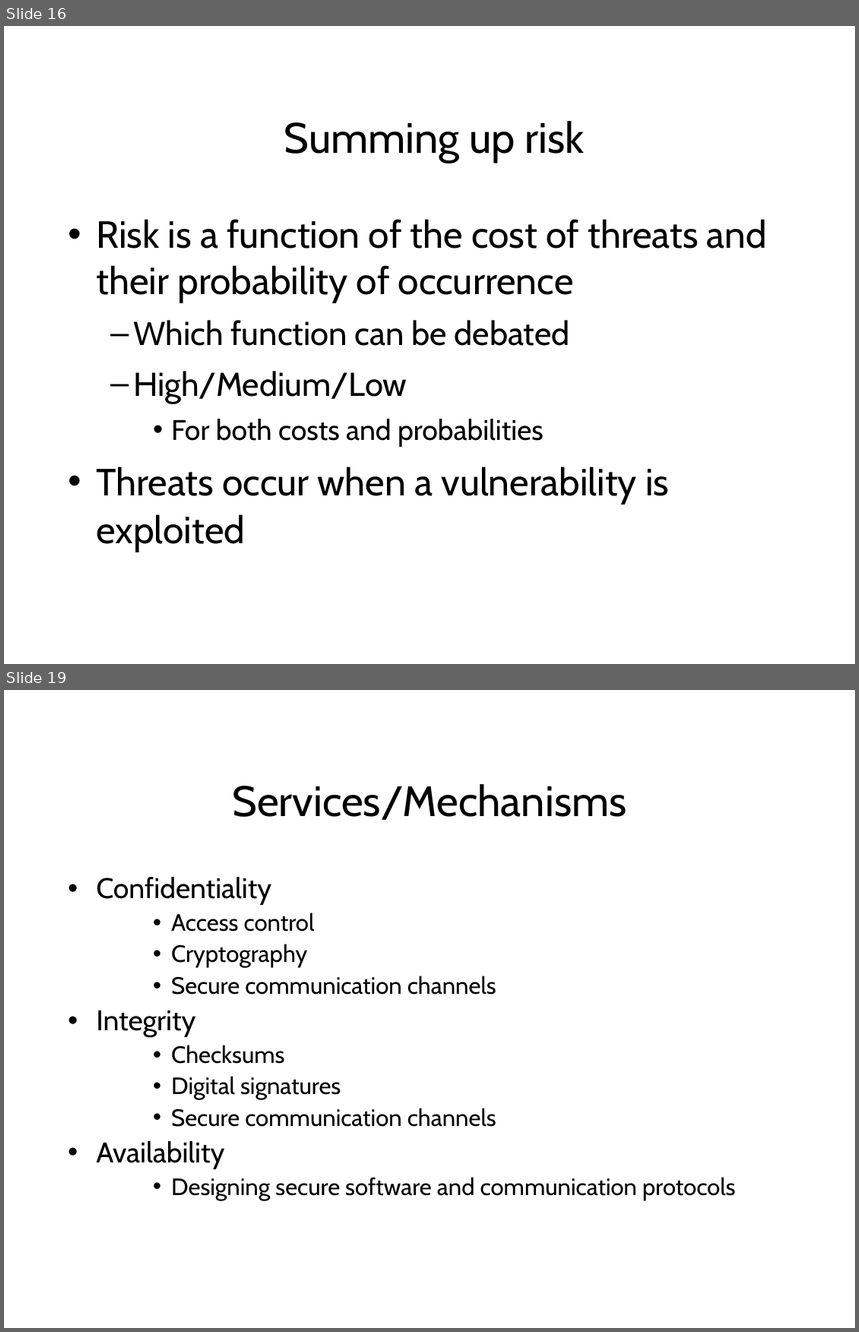
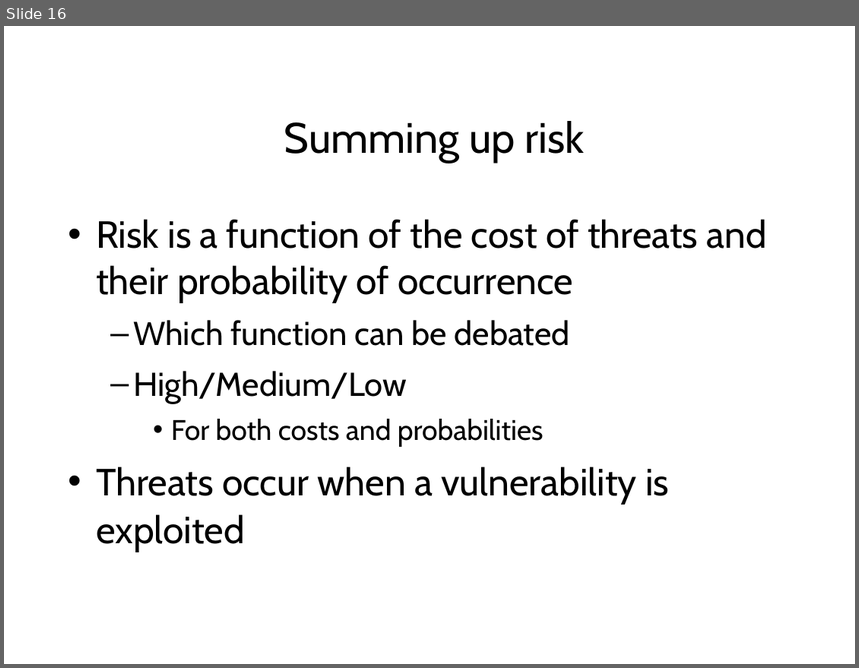
Before and after one commit to sftcd/cs7053, a slide deck: 2016lectures/01-intro.ppt. Shown one above the other, each under a label of ours: slides 16 and 19 before the commit, slide 16 after it; the slides between them are not shown. The pictures are 859x1332 and 859x668 pixels, drawn with LibreOffice and Linux fonts; fonts in the diff are those of the drawing. Boxes give left, top, right and bottom in pixels: in the first picture for what was removed or moved away, otherwise in the second. Text is boxed around its words. In the diff, an @@ line names an element or a change of style, - is before the commit and + after.

```diff
--- a/2016lectures/01-intro.ppt
+++ b/2016lectures/01-intro.ppt
@@ slide 19 removed at (x1=4, y1=690, x2=855, y2=1328), background #FFFFFF @@
@@ title removed at (x1=232, y1=784, x2=626, y2=820) @@
-Services/Mechanisms
@@ text removed at (x1=96, y1=877, x2=736, y2=1201) @@
-• Confidentiality
-    • Access control
-    • Cryptography
-    • Secure communication channels
-• Integrity
-    • Checksums
-    • Digital signatures
-    • Secure communication channels
-• Availability
-    • Designing secure software and communication protocols
```
Also in this commit, not shown: 4 other slides changed, 1 slide added, 2 other slides removed, 2 other files.
